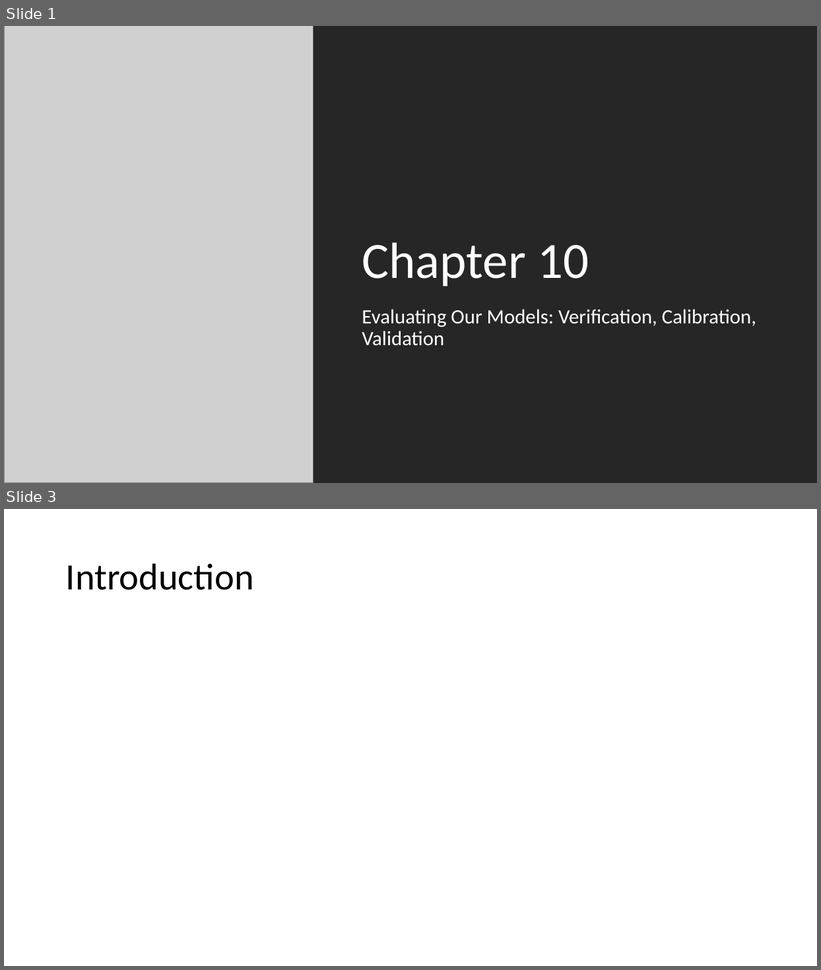
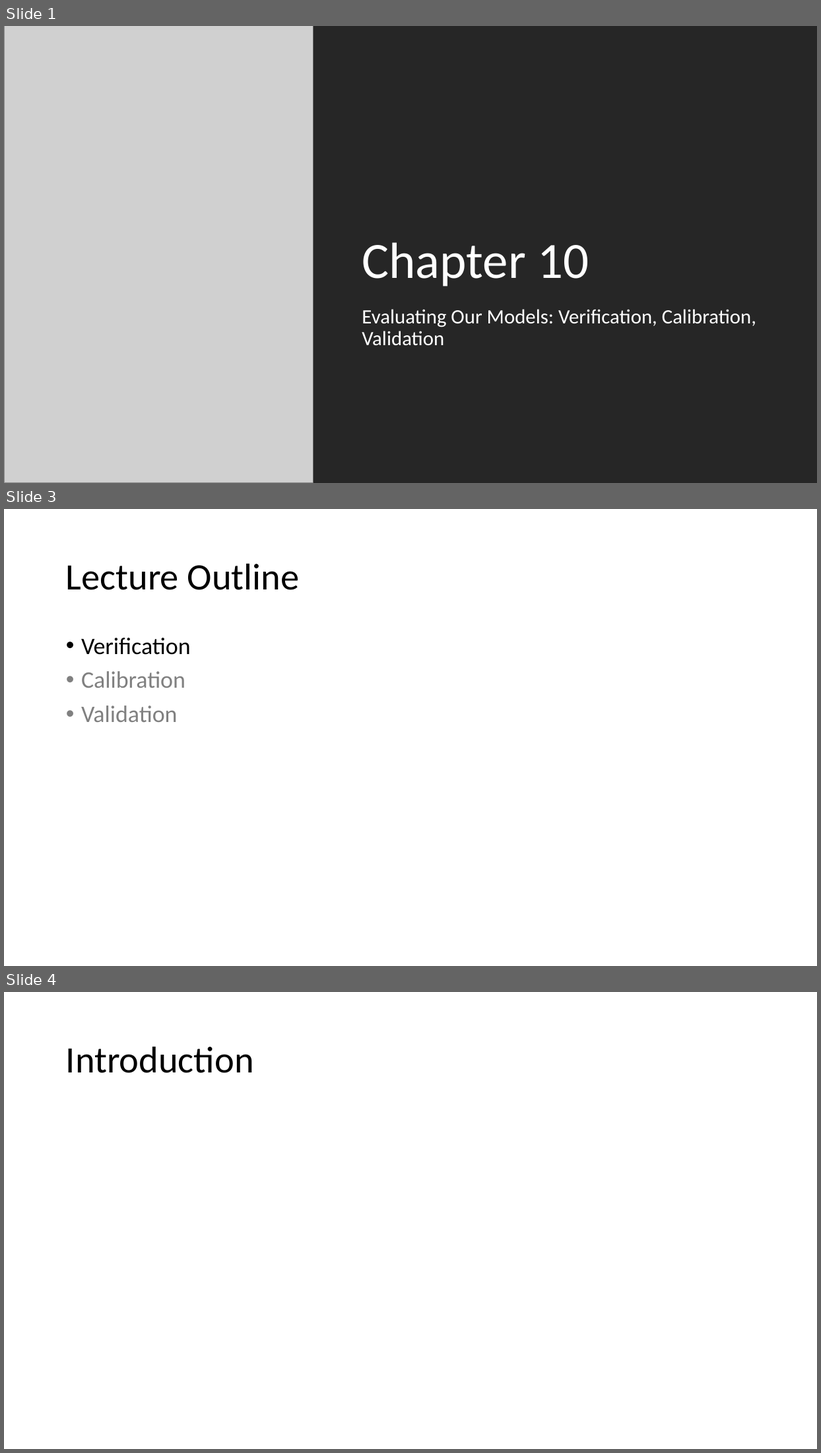
Before and after one commit to abmgis/abmgis, a slide deck: Chapter10-EvaluatingModels/Chapter10.pptx. Shown one above the other, each under a label of ours: slides 1 and 3 before the commit, slides 1, 3 and 4 after it; the slides between them are not shown. The pictures are 821x970 and 821x1453 pixels, drawn with LibreOffice and Linux fonts; fonts in the diff are those of the drawing; grey boxes stand for pictures. Boxes give left, top, right and bottom in pixels: in the first picture for what was removed or moved away, otherwise in the second. Text is boxed around its words. In the diff, an @@ line names an element or a change of style, - is before the commit and + after.

```diff
--- a/Chapter10-EvaluatingModels/Chapter10.pptx
+++ b/Chapter10-EvaluatingModels/Chapter10.pptx
@@ slide 3 added at (4,509,817,966), background #FFFFFF @@
@@ title added at (66,563,299,590), 44 pt, text #000000 @@
+Lecture Outline
@@ text added at (81,638,191,722), 28 pt, text #808080 @@
+• Verification
+• Calibration
+• Validation
@@ what was slide 3 is now slide 4 @@
```
Also in this commit, not shown: 2 slides changed, 1 other file.
